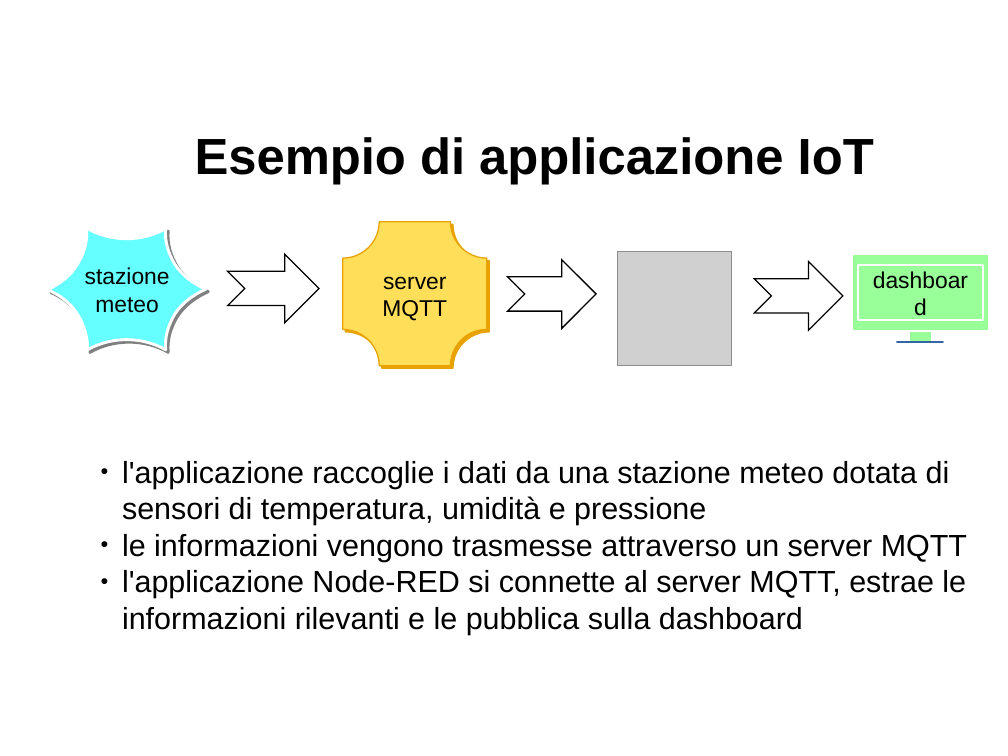
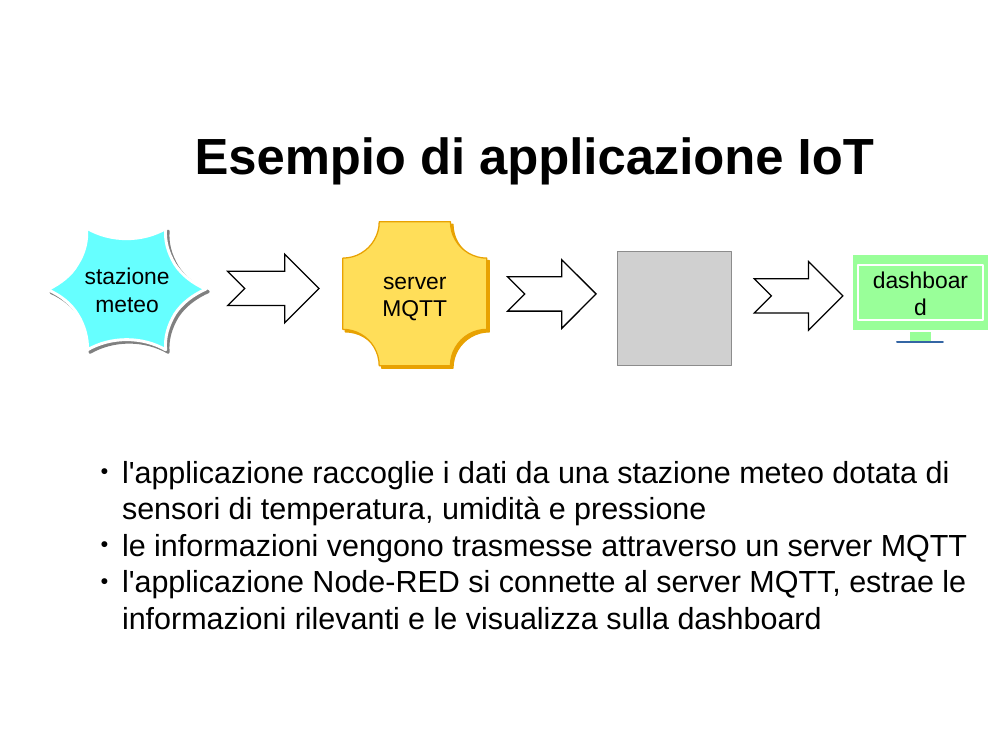
Before and after one commit to davideancona/minicorsiRAISE, a slide deck: slide 12 of iot/NodeRED.odp. Drawn at 1008x756 pixels with LibreOffice and Linux fonts; fonts in the diff are those of the drawing; grey boxes stand for pictures. Boxes give left, top, right and bottom in pixels: in the first picture for what was removed or moved away, otherwise in the second. Text is boxed around its words. In the diff, an @@ line names an element or a change of style, - is before the commit and + after.

```diff
--- a/iot/NodeRED.odp
+++ b/iot/NodeRED.odp
@@ text at (122,570,966,630): text changed @@
-● l'applicazione Node-RED si connette al server MQTT, estrae le informazioni rilevanti e le pubblica sulla dashboard
+● l'applicazione Node-RED si connette al server MQTT, estrae le informazioni rilevanti e le visualizza sulla dashboard
```
Also in this commit, not shown: 3 other files.
